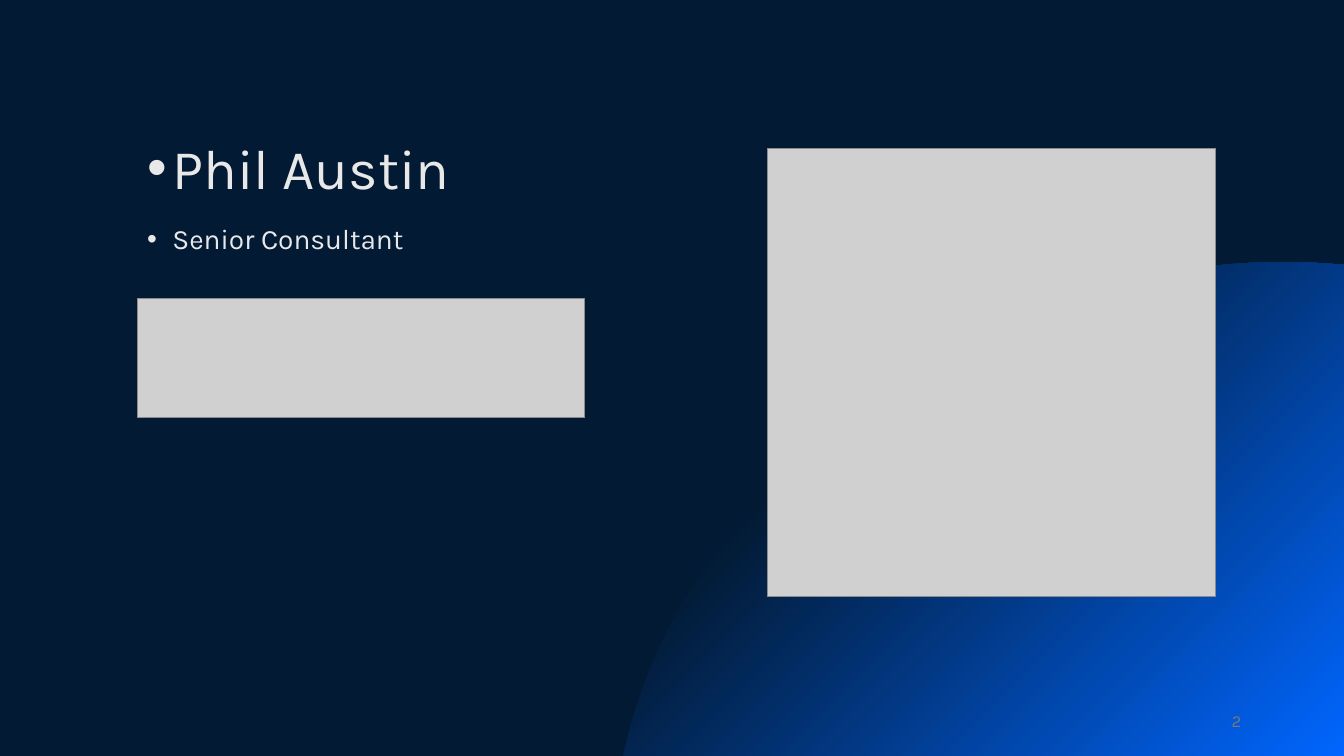
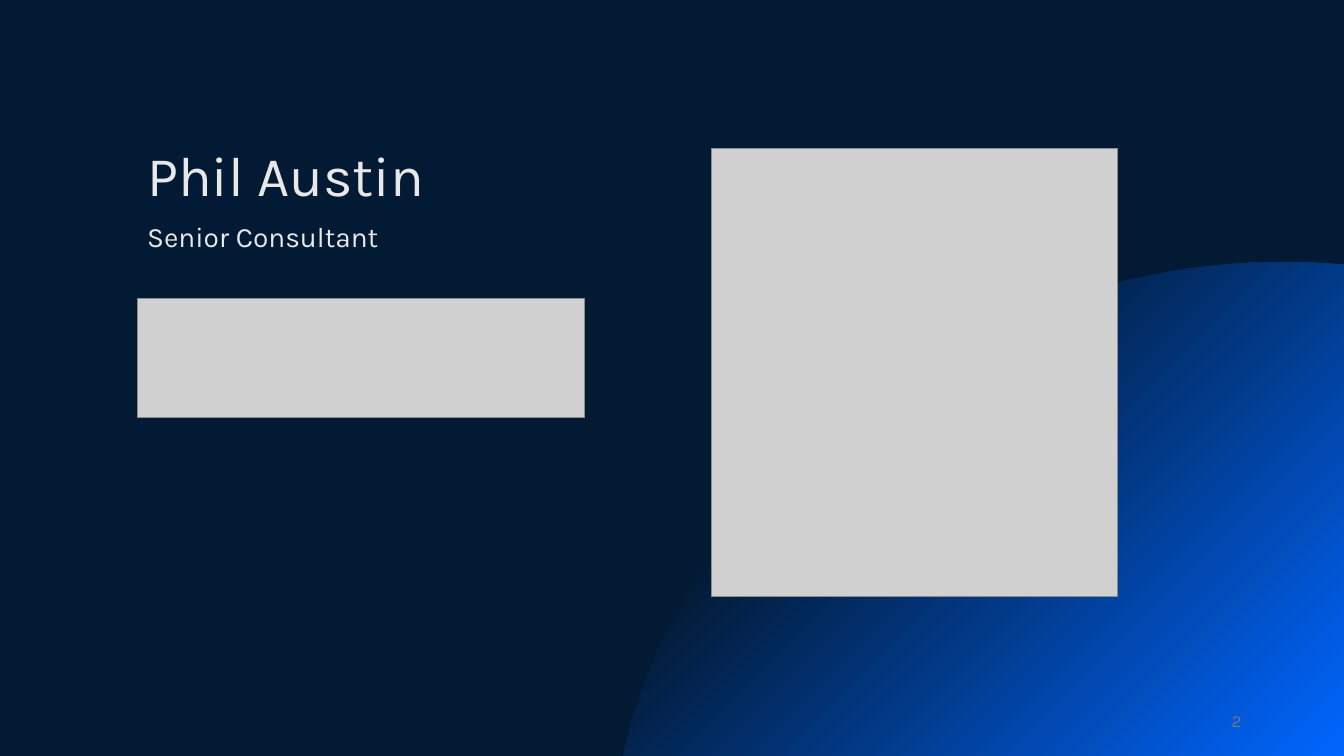
Before and after one commit to phil-a10/Talks, a slide deck: slide 2 of Data Engineering Using Free Tools/Learn Data Engineering For Free.pptx. Drawn at 1344x756 pixels with LibreOffice and Linux fonts; fonts in the diff are those of the drawing; grey boxes stand for pictures; background and template pictures are left out. Boxes give left, top, right and bottom in pixels: in the first picture for what was removed or moved away, otherwise in the second. Text is boxed around its words. In the diff, an @@ line names an element or a change of style, - is before the commit and + after.

Commit message:
re-org slides

```diff
--- a/Data Engineering Using Free Tools/Learn Data Engineering For Free.pptx
+++ b/Data Engineering Using Free Tools/Learn Data Engineering For Free.pptx
@@ text "Phil Austin" at <box>147,157,424,197</box>: bullet • to none @@
@@ picture: place and size @@
-picture at <box>768,148,1216,596</box>
+picture at <box>712,148,1118,596</box>
@@ text "Senior Consultant" at <box>147,227,378,248</box>: bullet • to none @@
```
Also in this commit, not shown: 3 other slides changed, 6 slides added, 3 other files.
